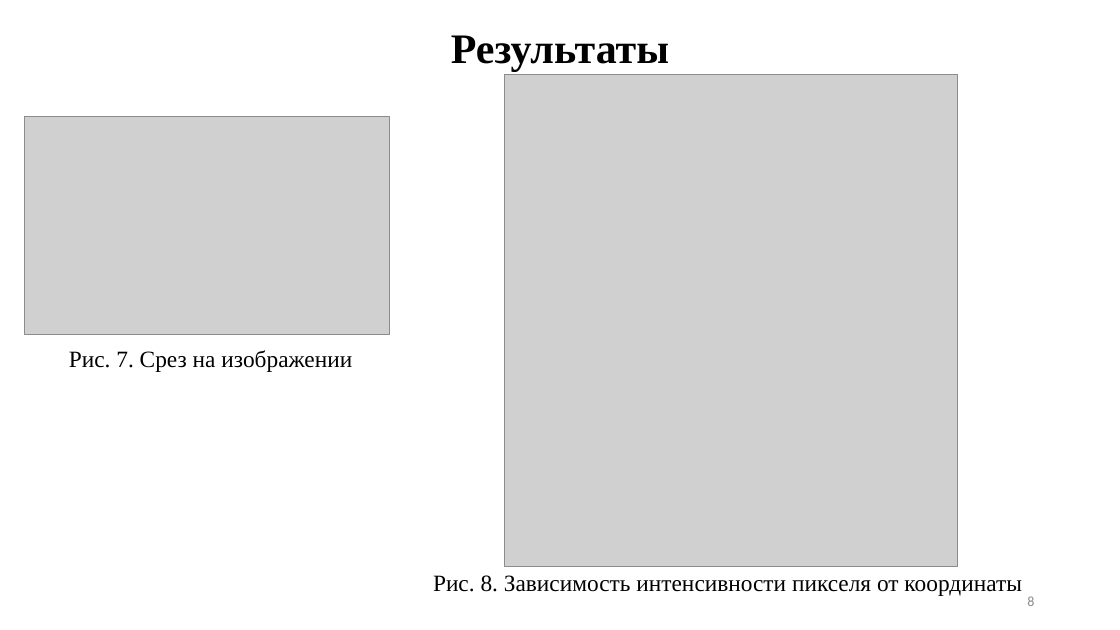
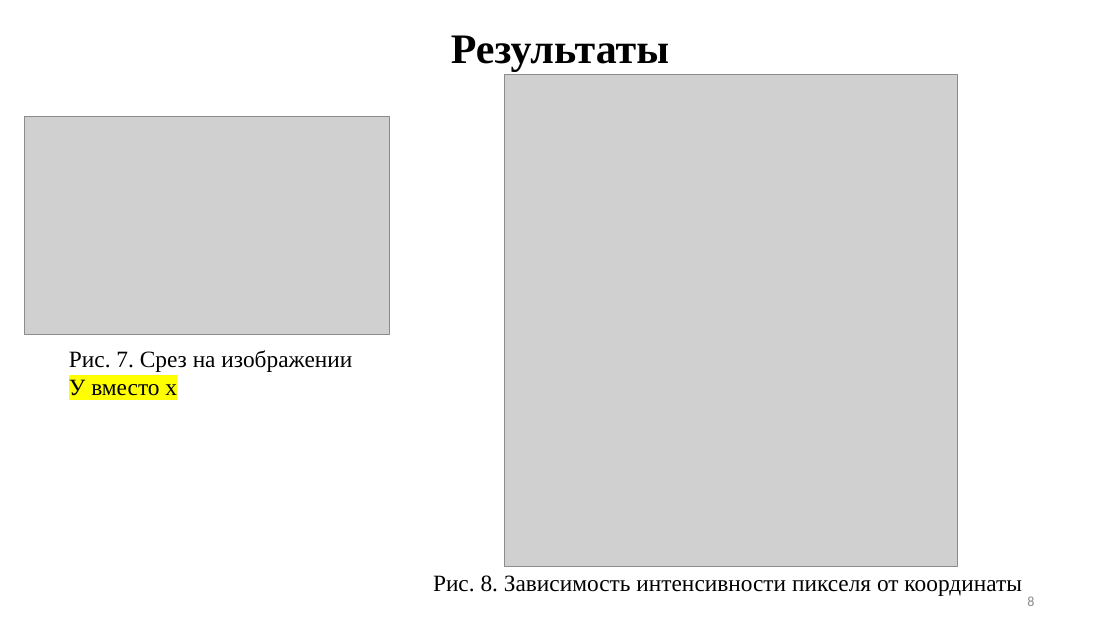
Before and after one commit to Felecort/NN_Filter_Radiolocation_Imgs, a slide deck: slide 8 of text/ВКР_презаентация.pptx. Drawn at 1120x630 pixels with LibreOffice and Linux fonts; fonts in the diff are those of the drawing; grey boxes stand for pictures. Boxes give left, top, right and bottom in pixels: in the first picture for what was removed or moved away, otherwise in the second. Text is boxed around its words. In the diff, an @@ line names an element or a change of style, - is before the commit and + after.

```diff
--- a/text/ВКР_презаентация.pptx
+++ b/text/ВКР_презаентация.pptx
@@ text at bbox=[69, 379, 177, 401]: paragraph added @@
+У вместо х
```
Also in this commit, not shown: 7 other slides changed, 2 slides added, 4 other files.
